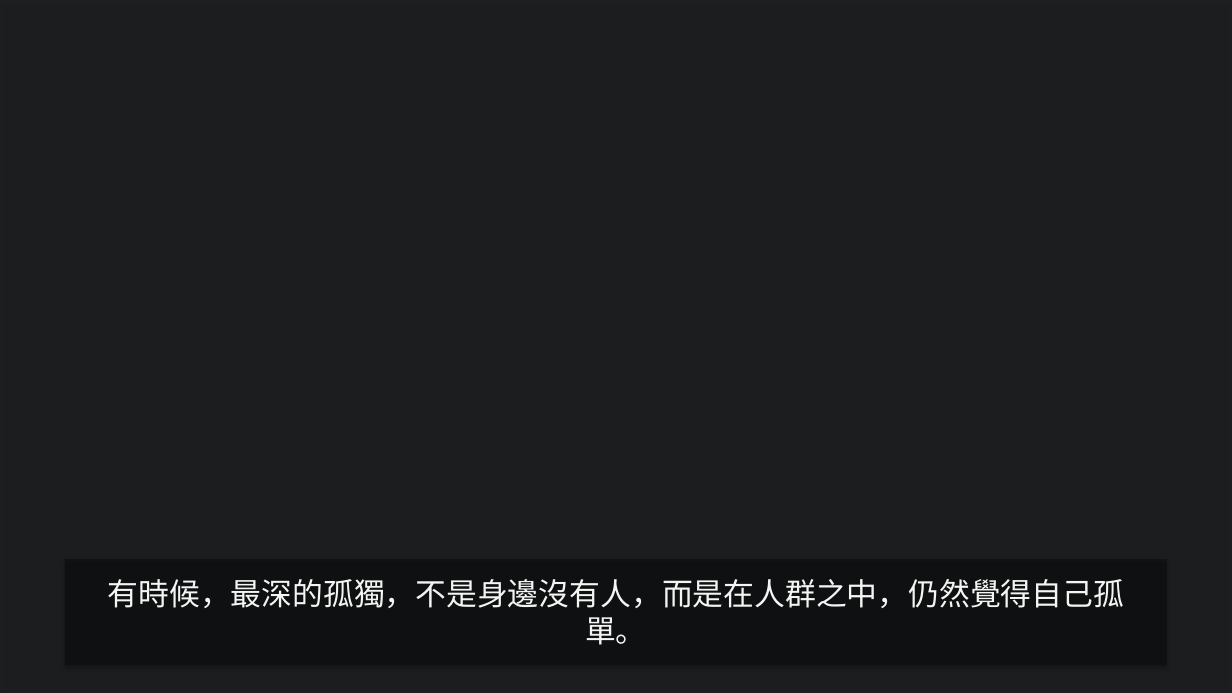
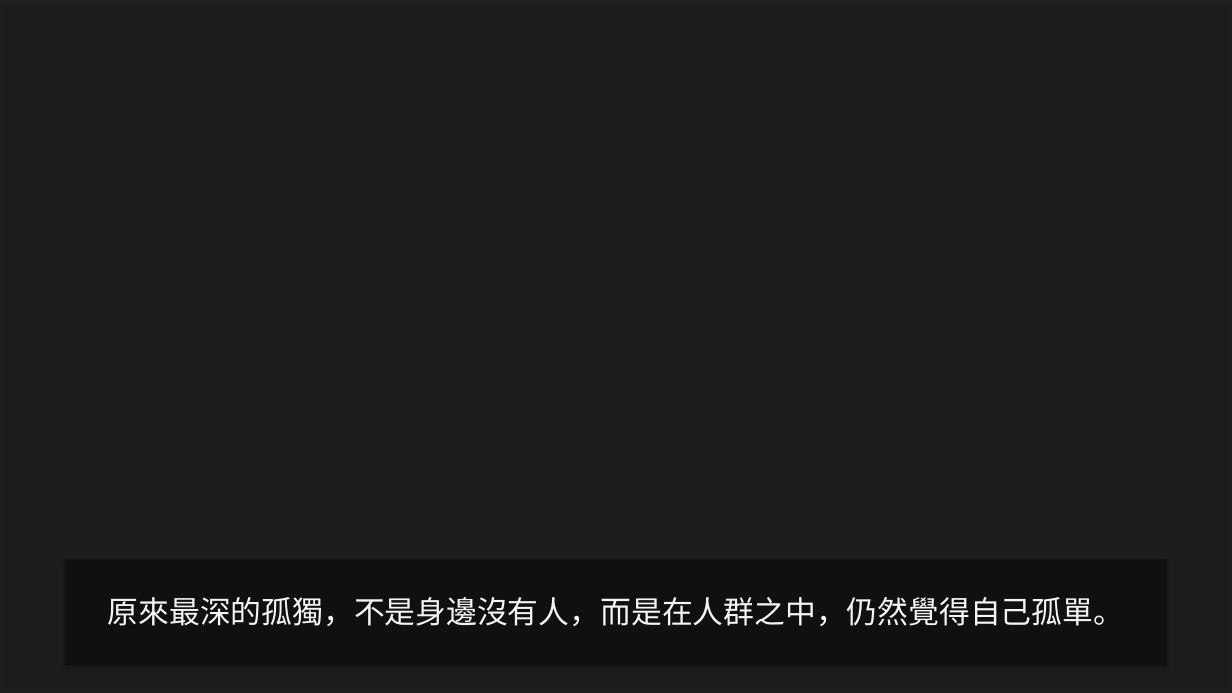
Before and after one commit to fongway94/AloneInChristmas, a slide deck: slide 30 of deliverables/stage-cues.pptx (slide 17 before the commit). Drawn at 1232x693 pixels with LibreOffice and Linux fonts; fonts in the diff are those of the drawing; background and template pictures are left out; a plain dark background stands for a picture behind light text. Boxes give left, top, right and bottom in pixels: in the first picture for what was removed or moved away, otherwise in the second. Text is boxed around its words. In the diff, an @@ line names an element or a change of style, - is before the commit and + after.

```diff
--- a/deliverables/stage-cues.pptx
+++ b/deliverables/stage-cues.pptx
@@ text at (108, 597, 1124, 626): text changed @@
-有時候，最深的孤獨，不是身邊沒有人，而是在人群之中，仍然覺得自己孤單。
+原來最深的孤獨，不是身邊沒有人，而是在人群之中，仍然覺得自己孤單。
```
Also in this commit, not shown: 6 other slides changed, 18 slides added, 3 slides removed, 28 other files.
